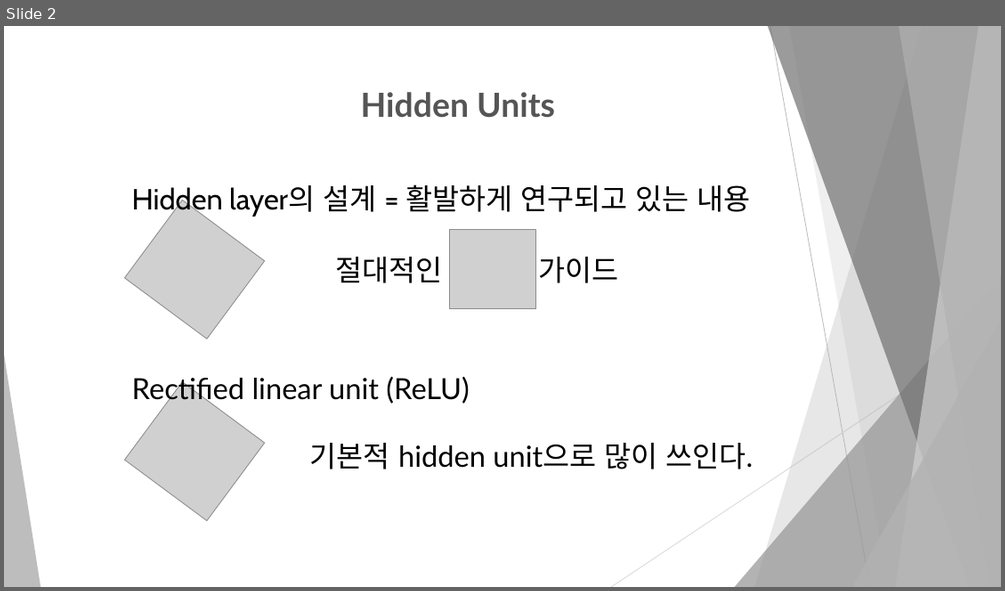
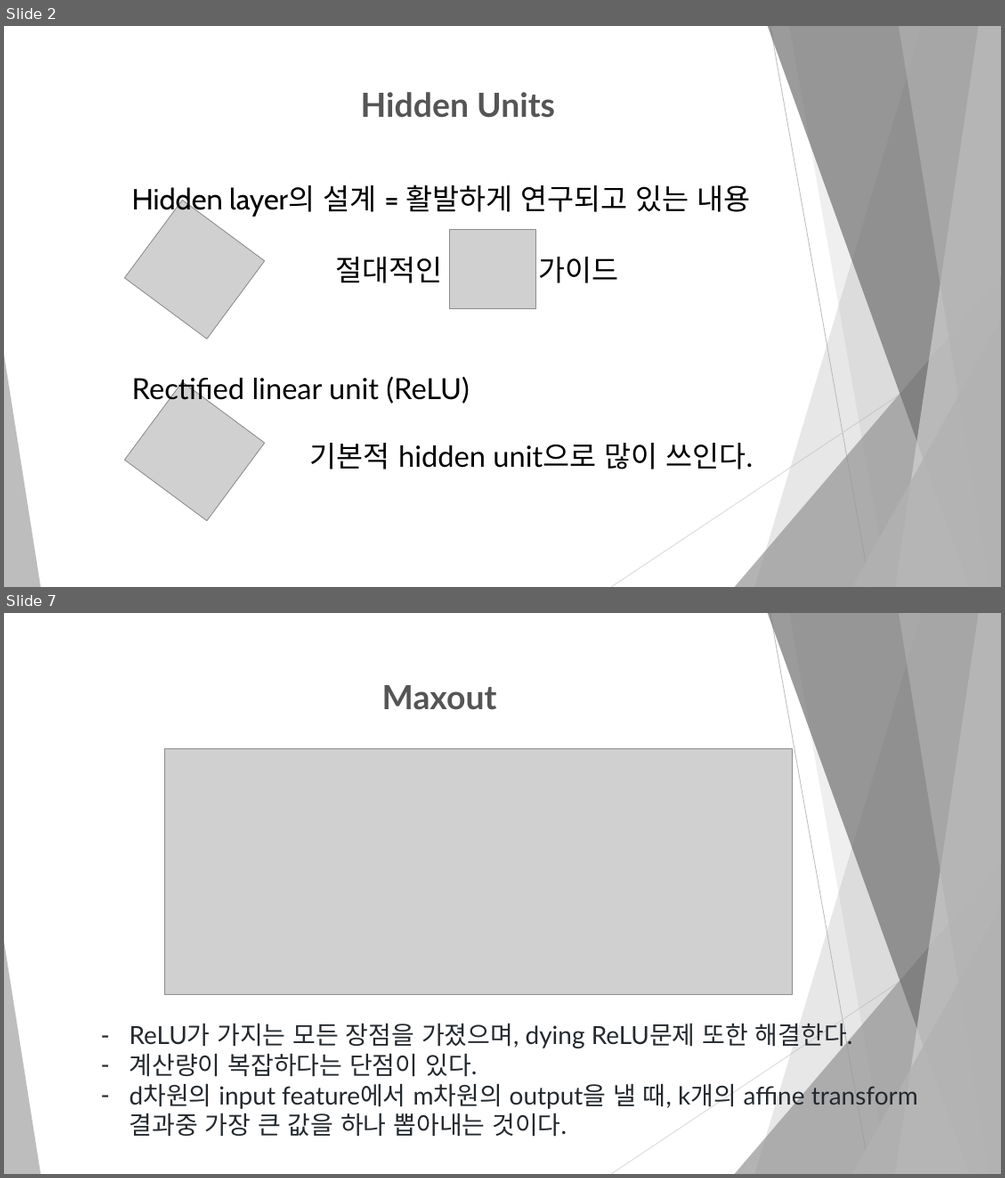
Before and after one commit to dbswl067/Machine-learning, a slide deck: 발표 자료/6.3 Hidden Units.pptx. Shown one above the other, each under a label of ours: slide 2 before the commit, slides 2 and 7 after it; the slides between them are not shown. The pictures are 1005x591 and 1005x1178 pixels, drawn with LibreOffice and Linux fonts; fonts in the diff are those of the drawing; grey boxes stand for pictures. Boxes give left, top, right and bottom in pixels: in the first picture for what was removed or moved away, otherwise in the second. Text is boxed around its words. In the diff, an @@ line names an element or a change of style, - is before the commit and + after.

```diff
--- a/발표 자료/6.3 Hidden Units.pptx
+++ b/발표 자료/6.3 Hidden Units.pptx
@@ slide 7 added at [4, 613, 1001, 1174], background #FFFFFF; not listed: 10 template elements that a slide beside it also shows @@
@@ text added at [382, 685, 497, 710], 32 pt, text #555555, bold @@
+Maxout
@@ picture added at [165, 749, 793, 995] @@
@@ text added at [129, 1022, 918, 1136], 24 pt, text #24292E @@
+– ReLU가 가지는 모든 장점을 가졌으며, dying ReLU문제 또한 해결한다.
+– 계산량이 복잡하다는 단점이 있다.
+– d차원의 input feature에서 m차원의 output을 낼 때, k개의 affine transform 결과중 가장 큰 값을 하나 뽑아내는 것이다.
```
Also in this commit, not shown: 11 other slides added, 7 slides removed, 1 other file.
